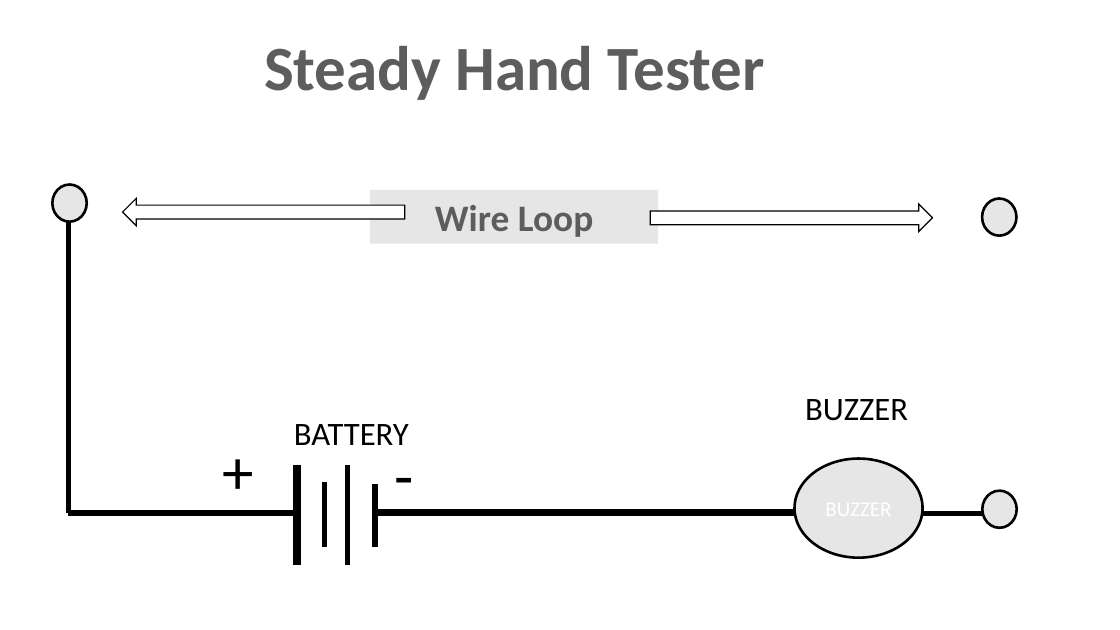
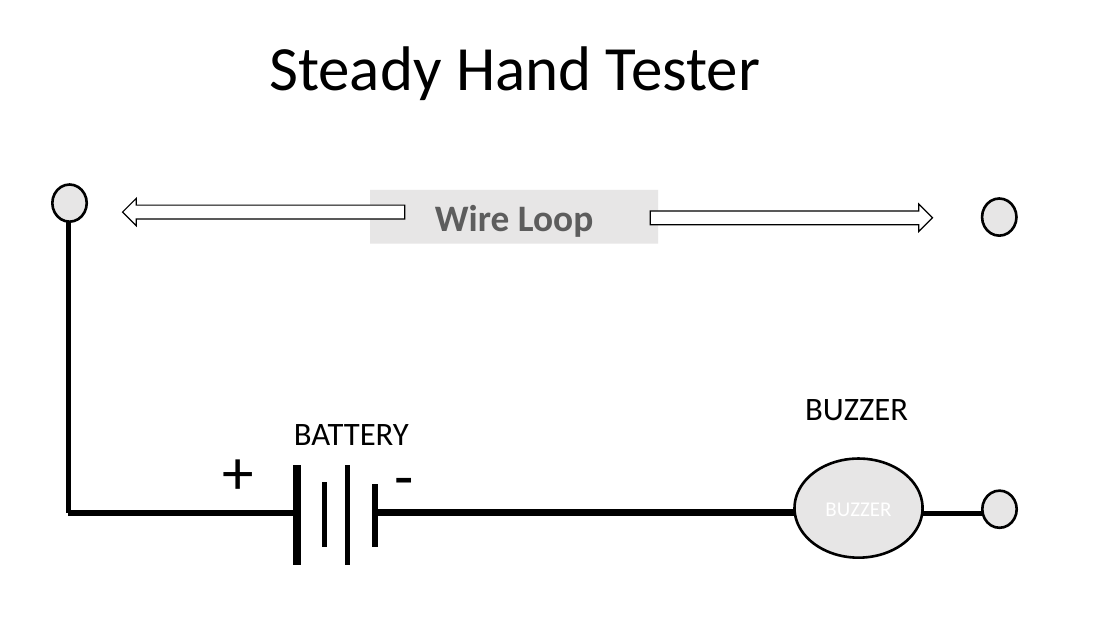
Before and after one commit to infocelab/embedded-projects, a slide deck: slide 24 of Documents/projects for schools.pptx. Drawn at 1120x630 pixels with LibreOffice and Linux fonts; fonts in the diff are those of the drawing. Boxes give left, top, right and bottom in pixels: in the first picture for what was removed or moved away, otherwise in the second. Text is boxed around its words. In the diff, an @@ line names an element or a change of style, - is before the commit and + after.

```diff
--- a/Documents/projects for schools.pptx
+++ b/Documents/projects for schools.pptx
@@ text "Steady Hand Tester" at (269, 46, 760, 100): text colour gradient #555555 to #5D5D5D to #000000 to #000000, letter outline #FFFFFF 1.4 pt to none, bold off @@
```
Also in this commit, not shown: 3 other slides changed, 1 slide added.
